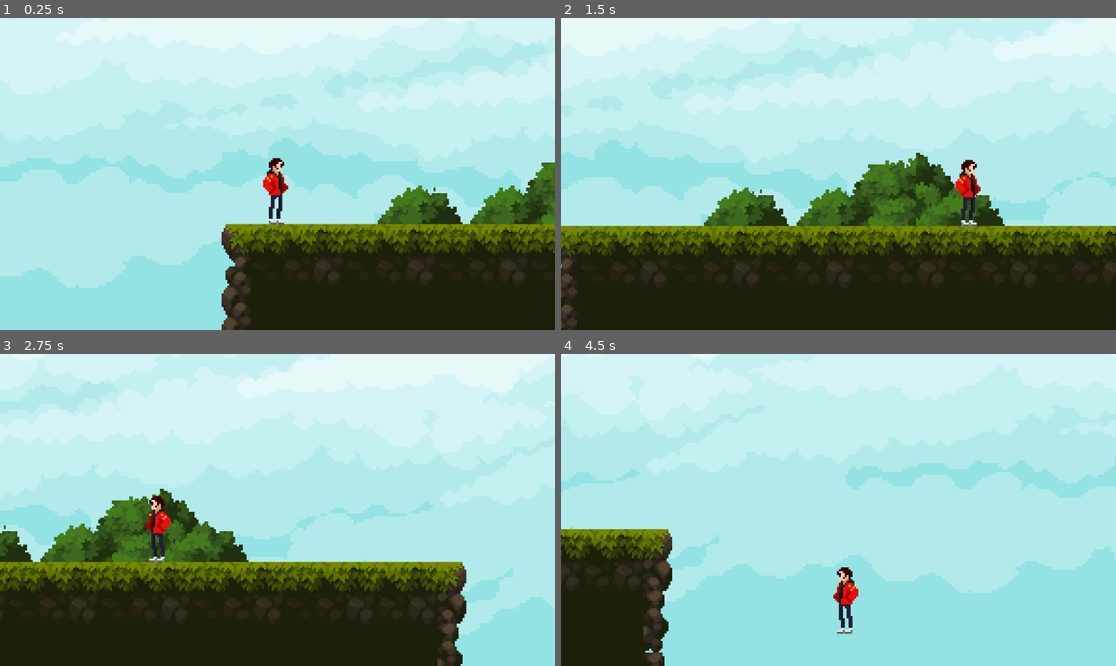
Above: before the commit, frames 1-4 (two rows, left to right).
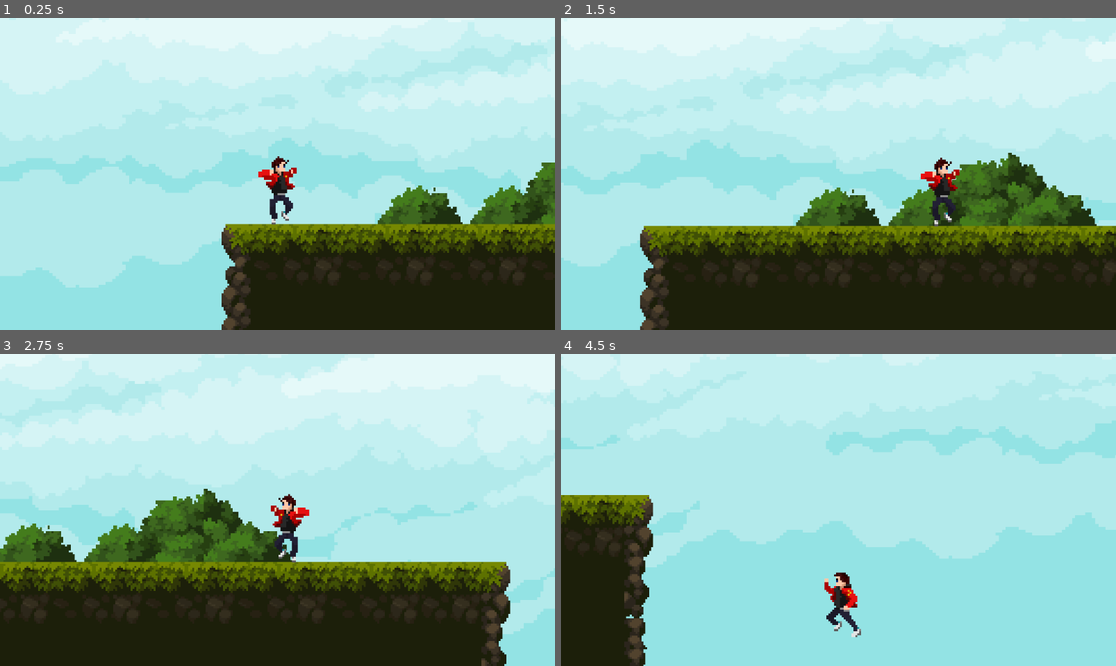
Above: after the commit, the same moments.

Repository: Chackal099/ProjetoPursuit
Game: Godot game, scene res://Levels/test_level.tscn
Same seed, same stepped clock (60 frames per second), same inputs: the game is played once before the commit and once after it.
Inputs:
- Up to frame 1 (0.25 s): no input
- Up to frame 2 (1.5 s): hold D (right) from 0.53 s (still down); tap Space (jump) at 0.77 s
- Up to frame 3 (2.75 s): tap Space (jump) at 1.52 s; release D (right) at 2.03 s; hold A (left) from 2.03 s (still down)
- Up to frame 4 (4.5 s): release A (left) at 2.78 s; hold D (right) 2.78-4.28 s; tap Space (jump) at 3.02, 3.77 s; hold A (left) from 4.28 s (still down)

The runs differ from the first frame. In frame 1, 0.7% of the frame differs, in the area x 46-54%, y 44-67%; in frame 2, 21%; in frame 3, 17%; in frame 4, 22%, in the area x 0-100%, y 0-100%.

Commit message:
New Animations

Diff:
--- a/Character/player2.tscn
+++ b/Character/player2.tscn
@@ -19,6 +19,82 @@
 atlas = ExtResource("1_s11c5")
 region = Rect2(130, 0, 65, 64)
 
+[sub_resource type="AtlasTexture" id="AtlasTexture_8gsia"]
+atlas = ExtResource("1_s11c5")
+region = Rect2(1408, 0, 64, 64)
+
+[sub_resource type="AtlasTexture" id="AtlasTexture_8eiql"]
+atlas = ExtResource("1_s11c5")
+region = Rect2(1024, 0, 64, 64)
+
+[sub_resource type="AtlasTexture" id="AtlasTexture_pns7e"]
+atlas = ExtResource("1_s11c5")
+region = Rect2(1088, 0, 64, 64)
+
+[sub_resource type="AtlasTexture" id="AtlasTexture_a2unf"]
+atlas = ExtResource("1_s11c5")
+region = Rect2(1280, 0, 64, 64)
+
+[sub_resource type="AtlasTexture" id="AtlasTexture_hlbl8"]
+atlas = ExtResource("1_s11c5")
+region = Rect2(1344, 0, 64, 64)
+
+[sub_resource type="AtlasTexture" id="AtlasTexture_mc37t"]
+atlas = ExtResource("1_s11c5")
+region = Rect2(1152, 0, 64, 64)
+
+[sub_resource type="AtlasTexture" id="AtlasTexture_7fgby"]
+atlas = ExtResource("1_s11c5")
+region = Rect2(1216, 0, 64, 64)
+
+[sub_resource type="AtlasTexture" id="AtlasTexture_0y4tj"]
+atlas = ExtResource("1_s11c5")
+region = Rect2(1280, 0, 64, 64)
+
+[sub_resource type="AtlasTexture" id="AtlasTexture_gu8ce"]
+atlas = ExtResource("1_s11c5")
+region = Rect2(1344, 0, 64, 64)
+
+[sub_resource type="AtlasTexture" id="AtlasTexture_n0opp"]
+atlas = ExtResource("1_s11c5")
+region = Rect2(1408, 0, 64, 64)
+
+[sub_resource type="AtlasTexture" id="AtlasTexture_i778a"]
+atlas = ExtResource("1_s11c5")
+region = Rect2(1024, 0, 64, 64)
+
+[sub_resource type="AtlasTexture" id="AtlasTexture_dpdfd"]
+atlas = ExtResource("1_s11c5")
+region = Rect2(1088, 0, 64, 64)
+
+[sub_resource type="AtlasTexture" id="AtlasTexture_glrfs"]
+atlas = ExtResource("1_s11c5")
+region = Rect2(1152, 0, 64, 64)
+
+[sub_resource type="AtlasTexture" id="AtlasTexture_j3jkd"]
+atlas = ExtResource("1_s11c5")
+region = Rect2(640, 0, 64, 64)
+
+[sub_resource type="AtlasTexture" id="AtlasTexture_3cjy6"]
+atlas = ExtResource("1_s11c5")
+region = Rect2(704, 0, 64, 64)
+
+[sub_resource type="AtlasTexture" id="AtlasTexture_x6grb"]
+atlas = ExtResource("1_s11c5")
+region = Rect2(768, 0, 64, 64)
+
+[sub_resource type="AtlasTexture" id="AtlasTexture_pfrc6"]
+atlas = ExtResource("1_s11c5")
+region = Rect2(832, 0, 64, 64)
+
+[sub_resource type="AtlasTexture" id="AtlasTexture_06x0o"]
+atlas = ExtResource("1_s11c5")
+region = Rect2(896, 0, 64, 64)
+
+[sub_resource type="AtlasTexture" id="AtlasTexture_1xmpi"]
+atlas = ExtResource("1_s11c5")
+region = Rect2(960, 0, 64, 64)
+
 [sub_resource type="SpriteFrames" id="SpriteFrames_ehi3x"]
 animations = [{
 "frames": [{
@@ -34,6 +110,88 @@
 "loop": true,
 "name": &"Idle",
 "speed": 5.0
+}, {
+"frames": [{
+"duration": 1.0,
+"texture": SubResource("AtlasTexture_8gsia")
+}, {
+"duration": 1.0,
+"texture": SubResource("AtlasTexture_8eiql")
+}, {
+"duration": 1.0,
+"texture": SubResource("AtlasTexture_pns7e")
+}],
+"loop": true,
+"name": &"JumpDouble",
+"speed": 5.0
+}, {
+"frames": [{
+"duration": 1.0,
+"texture": SubResource("AtlasTexture_a2unf")
+}, {
+"duration": 1.0,
+"texture": SubResource("AtlasTexture_hlbl8")
+}],
+"loop": true,
+"name": &"JumpEnd",
+"speed": 5.0
+}, {
+"frames": [{
+"duration": 1.0,
+"texture": SubResource("AtlasTexture_mc37t")
+}, {
+"duration": 1.0,
+"texture": SubResource("AtlasTexture_7fgby")
+}, {
+"duration": 1.0,
+"texture": SubResource("AtlasTexture_0y4tj")
+}, {
+"duration": 1.0,
+"texture": SubResource("AtlasTexture_gu8ce")
+}],
+"loop": true,
+"name": &"JumpLoop",
+"speed": 5.0
+}, {
+"frames": [{
+"duration": 1.0,
+"texture": SubResource("AtlasTexture_n0opp")
+}, {
+"duration": 1.0,
+"texture": SubResource("AtlasTexture_i778a")
+}, {
+"duration": 1.0,
+"texture": SubResource("AtlasTexture_dpdfd")
+}, {
+"duration": 1.0,
+"texture": SubResource("AtlasTexture_glrfs")
+}],
+"loop": true,
+"name": &"JumpStart",
+"speed": 5.0
+}, {
+"frames": [{
+"duration": 1.0,
+"texture": SubResource("AtlasTexture_j3jkd")
+}, {
+"duration": 1.0,
+"texture": SubResource("AtlasTexture_3cjy6")
+}, {
+"duration": 1.0,
+"texture": SubResource("AtlasTexture_x6grb")
+}, {
+"duration": 1.0,
+"texture": SubResource("AtlasTexture_pfrc6")
+}, {
+"duration": 1.0,
+"texture": SubResource("AtlasTexture_06x0o")
+}, {
+"duration": 1.0,
+"texture": SubResource("AtlasTexture_1xmpi")
+}],
+"loop": true,
+"name": &"Run",
+"speed": 10.0
 }]
 
 [node name="CharacterBody2D" type="CharacterBody2D"]
@@ -48,3 +206,5 @@
 scale = Vector2(1, 1.01563)
 sprite_frames = SubResource("SpriteFrames_ehi3x")
 animation = &"Idle"
+autoplay = "Idle"
+frame_progress = 0.56183
Not shown: 1 places in Character/player2.tscn that only renumber resources
